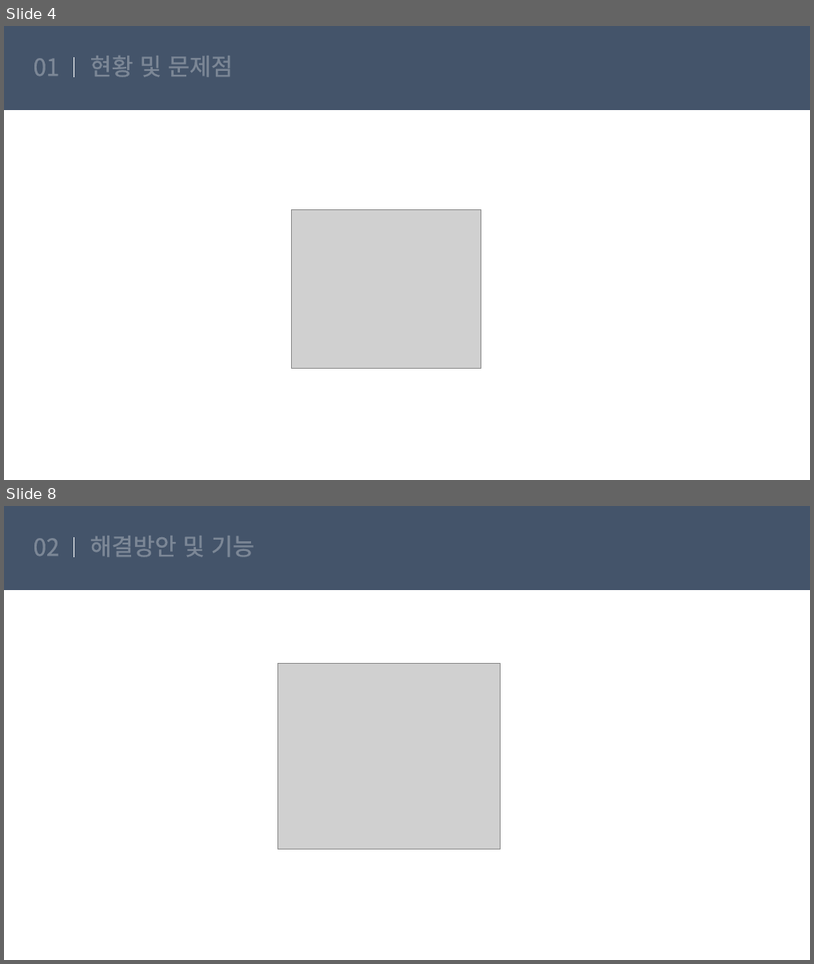
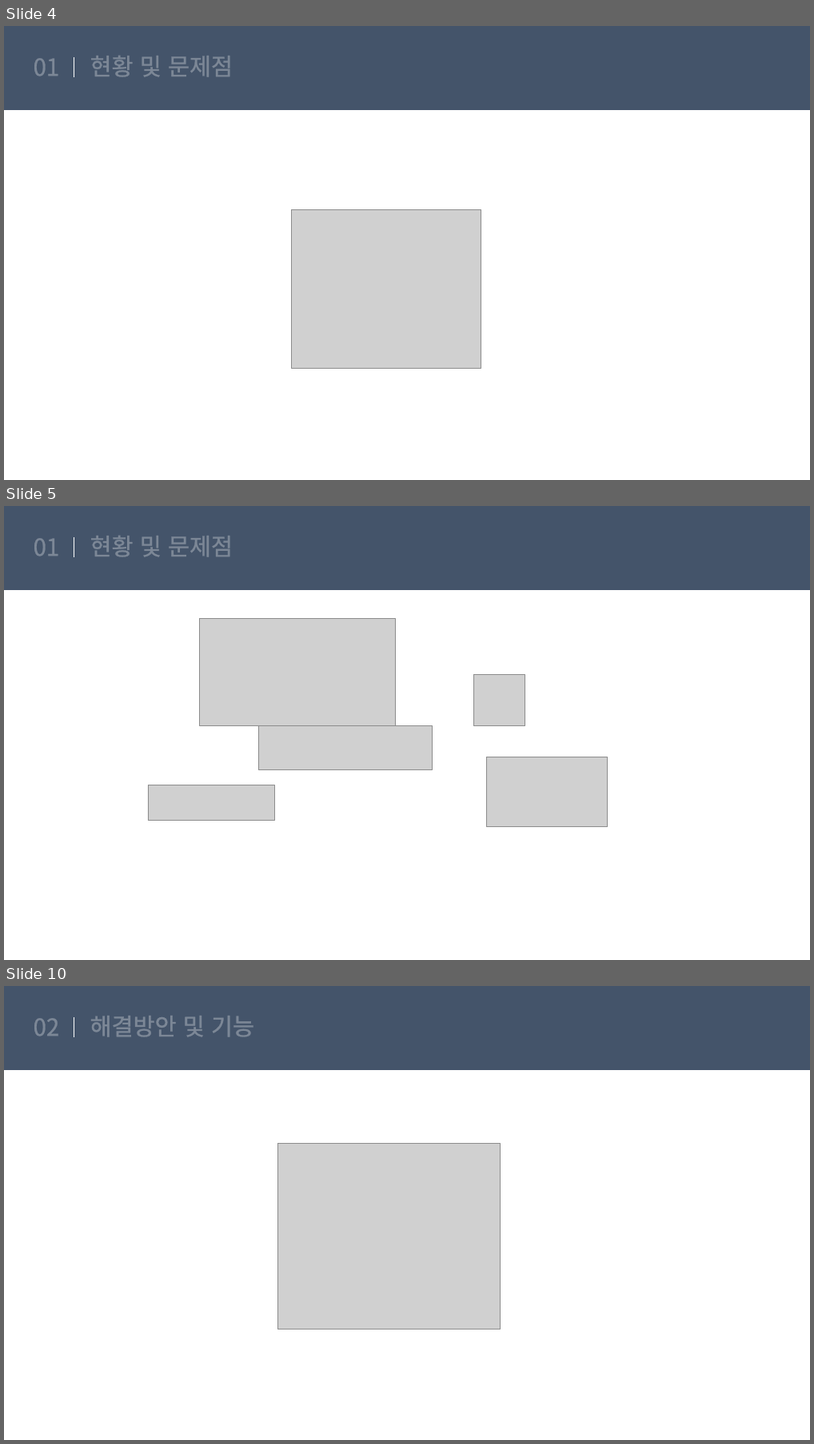
Before and after one commit to suna05/fanduck, a slide deck: suna/8월 29일 화/팬덕.pptx. Shown one above the other, each under a label of ours: slides 4 and 8 before the commit, slides 4, 5 and 10 after it; the slides between them are not shown. The pictures are 814x964 and 814x1444 pixels, drawn with LibreOffice and Linux fonts; fonts in the diff are those of the drawing; grey boxes stand for pictures. Boxes give left, top, right and bottom in pixels: in the first picture for what was removed or moved away, otherwise in the second. Text is boxed around its words. In the diff, an @@ line names an element or a change of style, - is before the commit and + after.

```diff
--- a/suna/8월 29일 화/팬덕.pptx
+++ b/suna/8월 29일 화/팬덕.pptx
@@ slide 5 added at [4, 506, 810, 960], background #FFFFFF; not listed: 2 template elements that a slide beside it also shows @@
@@ text added at [34, 538, 60, 556], 28 pt, text #FFFFFF @@
+01
@@ title added at [90, 536, 233, 557], 28 pt, text #FFFFFF @@
+현황 및 문제점
@@ picture added at [200, 619, 395, 725] @@
@@ picture added at [474, 675, 525, 725] @@
@@ picture added at [258, 725, 432, 770] @@
@@ picture added at [486, 757, 608, 826] @@
@@ picture added at [148, 785, 275, 820] @@
@@ what was slide 8 is now slide 10 @@
```
Also in this commit, not shown: 8 slides changed, 6 other slides added.
